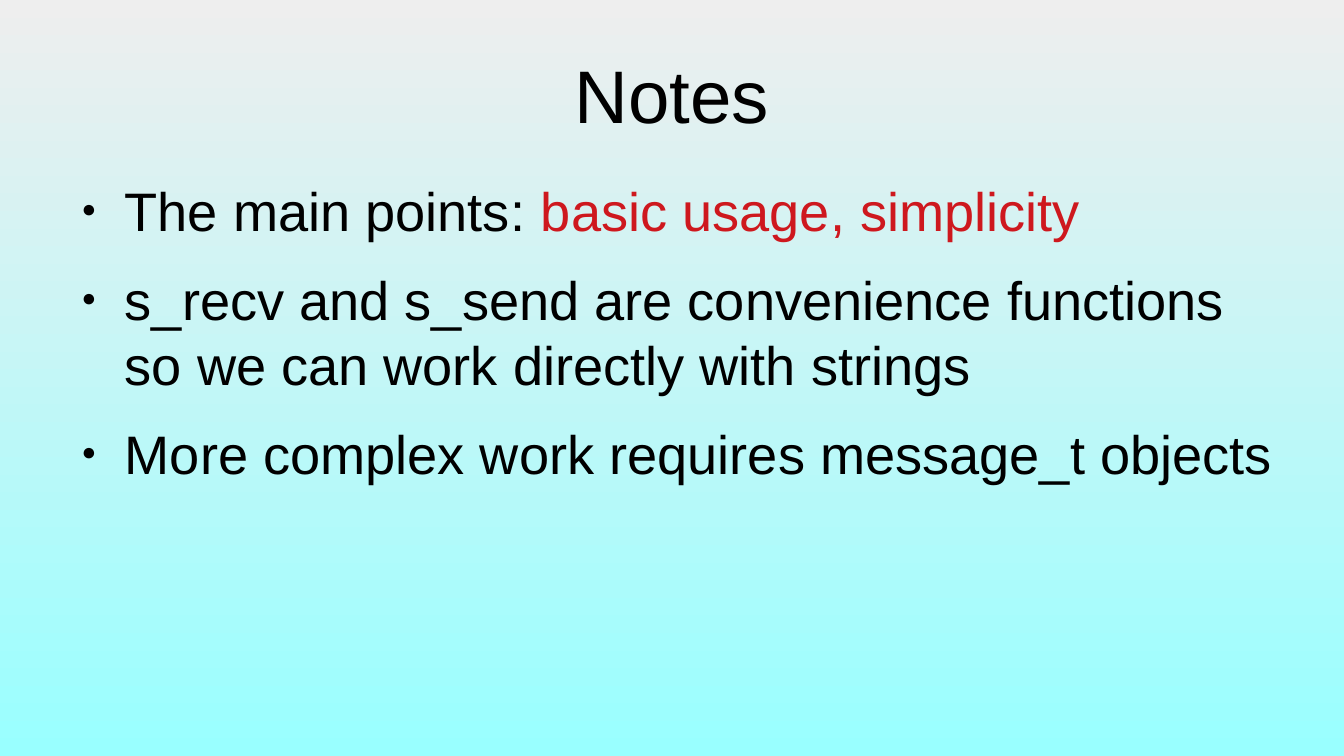
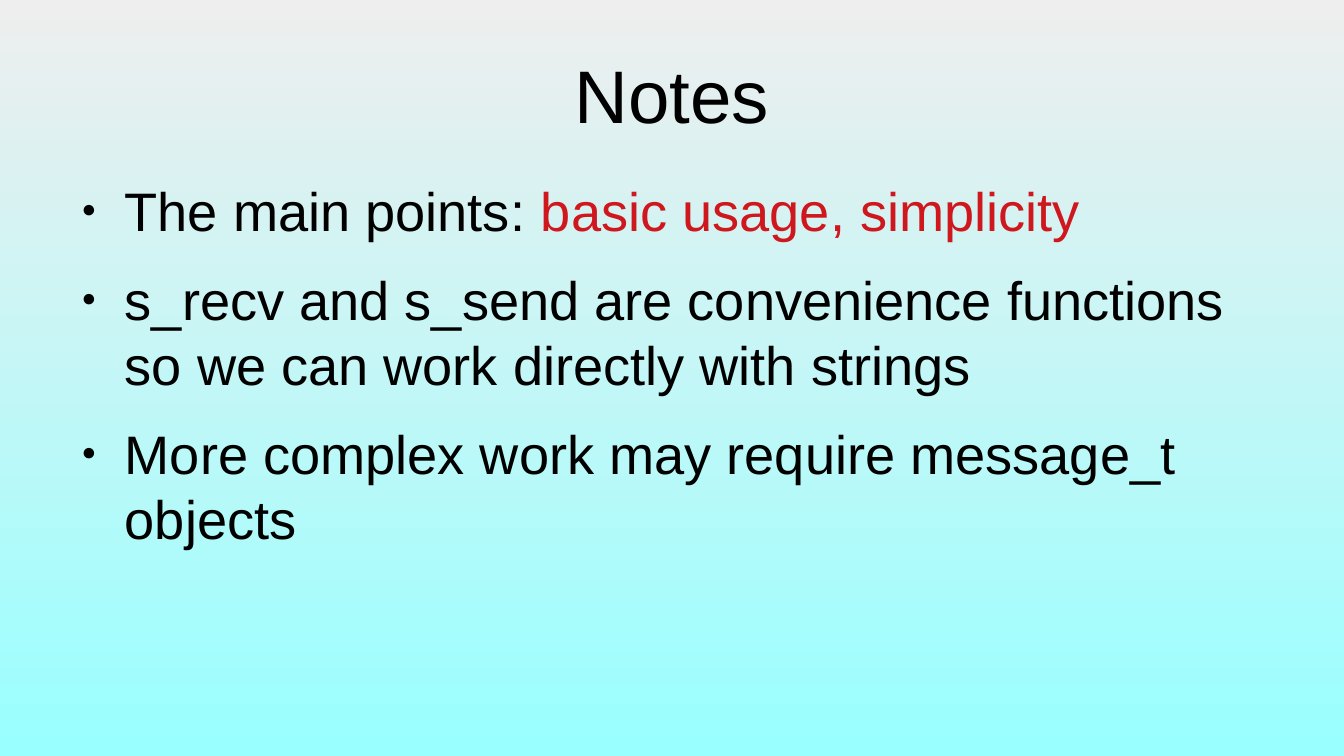
Before and after one commit to dllaurence/zeromq-presentation, a slide deck: slide 24 of presentation.odp (slide 26 before the commit). Drawn at 1344x756 pixels with LibreOffice and Linux fonts; fonts in the diff are those of the drawing. Boxes give left, top, right and bottom in pixels: in the first picture for what was removed or moved away, otherwise in the second. Text is boxed around its words. In the diff, an @@ line names an element or a change of style, - is before the commit and + after.

```diff
--- a/presentation.odp
+++ b/presentation.odp
@@ text at (125,434,1175,548): text changed @@
-● More complex work requires message_t objects
+● More complex work may require message_t objects
```
Also in this commit, not shown: 16 other slides changed, 10 slides added, 3 slides removed, 10 other files.
